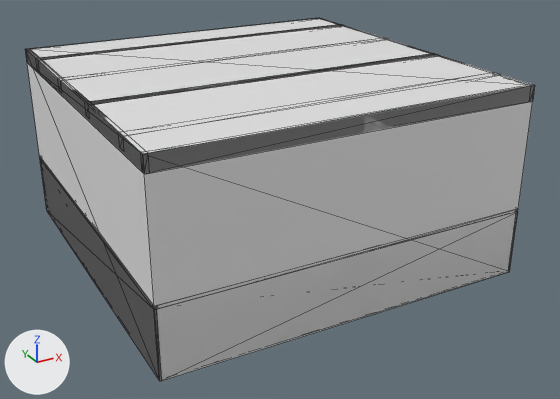
The glTF model app/src/main/assets/models/shell_workshop.glb as it was, and as the next commit left it.
Rendered twice from a camera (50 mm lens) standing at (-5.78, -11.27, 6.33) and looking at (0.18, -0.44, 0.91). Lighting does not change. The marker at lower left points along +X, +Y and +Z. The older version comes first. Mesh edges are drawn as thin lines. Vertices at exactly the same position are counted once.

The first picture shows 'workshop'.
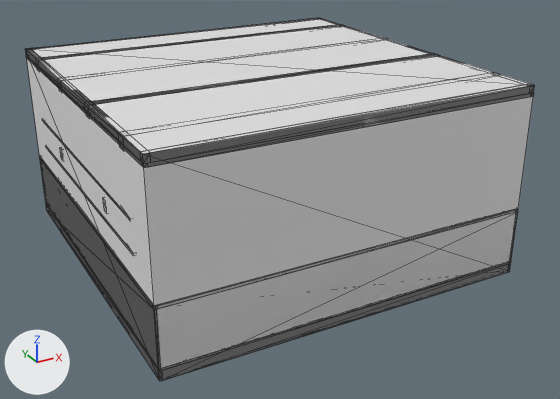
Location of each change, (x1, y1, x2, y2) in pixels of the pictures (560 x 399 px):
part 1 of me_workshop, added: after (42, 119, 130, 220)
part 2 of me_workshop, reshaped: before (25, 18, 535, 297); after (26, 18, 534, 381)

The change, as a list of edits to the scene's bpy script:
```text
Change me_workshop:
    used by ob_workshop; location = (0.0, 0.0, 0.0)
    remove me_workshop.from_pydata(...)  # 100 vertices, 204 faces; spans x -3.1..3.1, y -3.1..3.1, z 0.0..3.2
    add me_workshop.from_pydata(...)  # 356 vertices, 492 faces; spans x -3.1..3.1, y -3.1..3.1, z 0.0..3.2
    me_workshop part 1: a new loose piece, a box spanning x -3.1..-2.82, y -2.4..2.4, z 2.05..2.085, in mat_shell (white #e7e7e7)
    me_workshop part 2
    22 vertices are removed from x -3.1..3.1, y -3.1..3.1, z 1.15..3.2
    64 faces are deleted
    173 vertices are added at x -3.1..3.1, y -3.1..3.1, z 0.0..3.2
    5 new vertices lie (0.0, 0.05, 0.0) away from vertices in x -3.1..3.1, y -3.1..3.05, z 0.0..1.15
    36 new vertices lie (6.2, 0.0, 0.0) away from vertices in x -3.1, y -3.1..3.1, z 0.0..3.2
    6 new vertices lie (0.09, 0.0, 0.0) away from vertices in x -3.1, y -3.1..3.1, z 3.08..3.2
    6 new vertices lie (-0.09, 0.0, 0.0) away from vertices in x 3.1, y -3.1..3.1, z 3.08..3.2
    12 new vertices lie (0.28, 0.0, 0.0) away from vertices in x -3.1..2.82, y -2.4..2.4, z 1.55..1.59
    12 new vertices lie (0.11, 0.0, 0.0) away from vertices in x -3.07..-3.06, y -1.25..1.26, z 1.88..2.0
    12 new vertices lie (0.0, 6.2, 0.0) away from vertices in x -3.06..3.1, y -3.1, z 0.0..3.08
    328 new faces join them
    other edits to the shape of me_workshop do not show in these pictures
```
